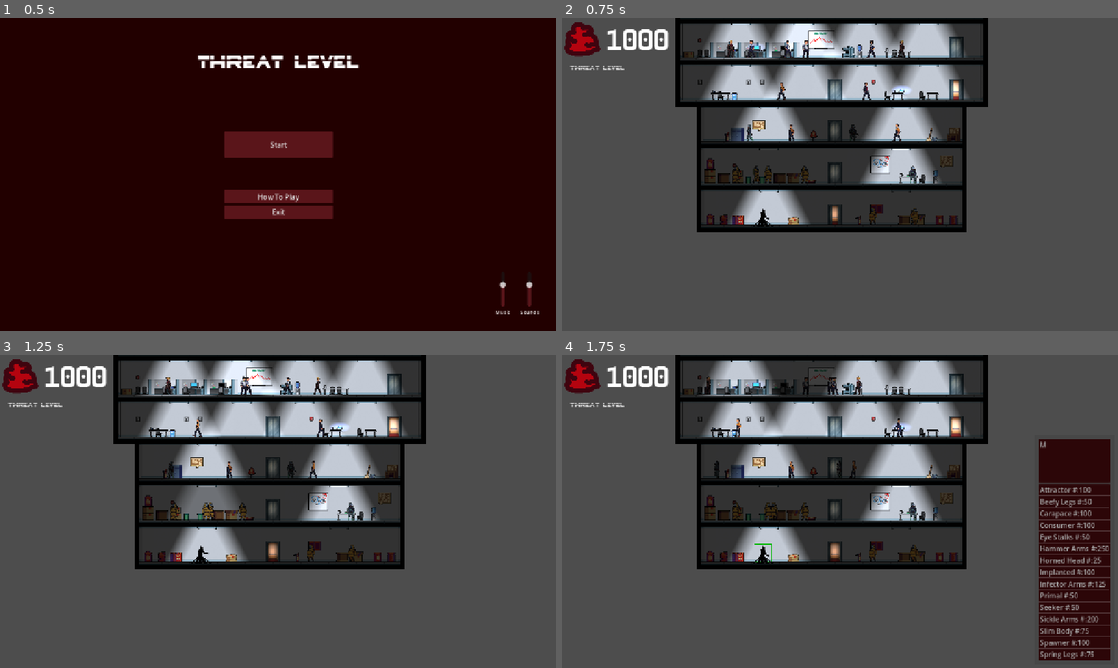
Above: before the commit, frames 1-4 (two rows, left to right).
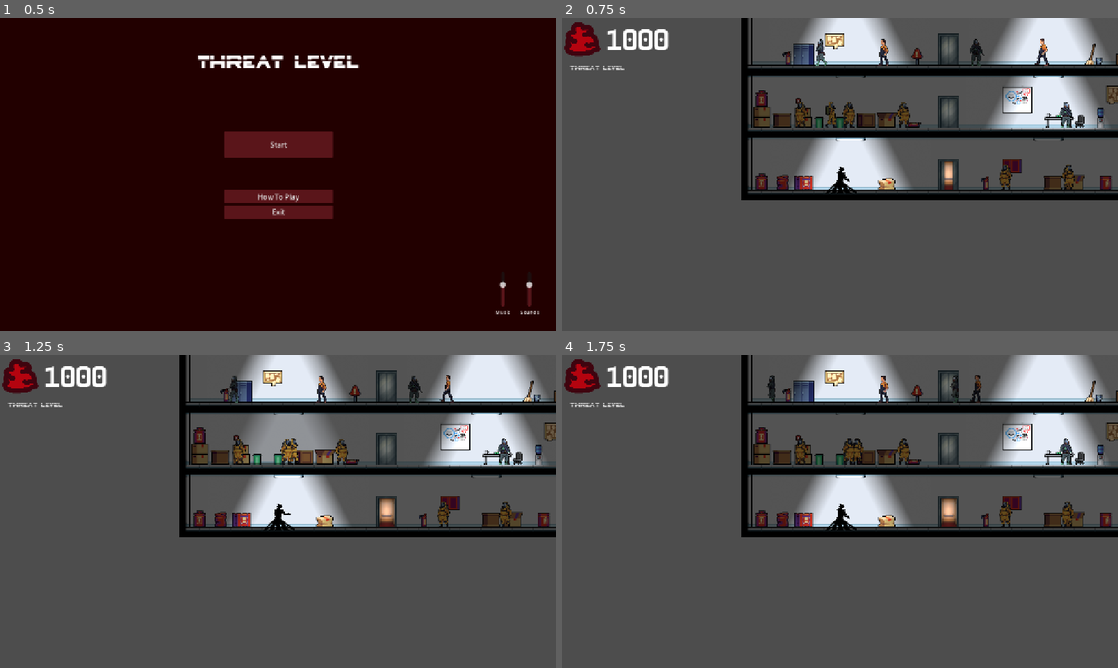
Above: after the commit, the same moments.

Repository: Lambosaurus/wildjam-mutation
Game: Godot game, scene res://ui/start_screen.tscn
The game is run twice, just before and just after one commit, with the same random seed, the same clock (stepped at 60 frames per second) and the same inputs.
Inputs (mouse positions are in pixels of both pictures, inside the frame that each line leads up to):
- Up to frame 1 (0.5 s): no input
- Up to frame 2 (0.75 s): click "Start" at 0.5 s
- Up to frame 3 (1.25 s): no input
- Up to frame 4 (1.75 s): tap Enter at 1.25 s; drag from (762, 552) to (834, 508) at 1.27 s

Frame 1 is identical in both runs. In frame 2, 41% of the frame differs, in the area x 20-100%, y 0-69%; in frame 3, 41%; in frame 4, 48%, in the area x 20-100%, y 0-98%.

Commit message:
Make Game brighter

Diff:
--- a/main/main.tscn
+++ b/main/main.tscn
@@ -291,7 +291,8 @@
 
 [node name="MainCamera" type="Camera2D" parent="." unique_id=35768897]
 process_mode = 3
-position = Vector2(576, 670)
+position = Vector2(397, 762)
+zoom = Vector2(1.5, 1.5)
 script = ExtResource("19_n53tw")
 
 [node name="GUILayer" type="CanvasLayer" parent="." unique_id=1429688143]
@@ -317,7 +318,7 @@
 
 [node name="World" type="DirectionalLight2D" parent="AmbientLighting" unique_id=688724368]
 position = Vector2(602, -448)
-energy = 0.24
+energy = 0.4
 range_item_cull_mask = 33
 shadow_color = Color(0, 0, 0, 0.49019608)
 shadow_item_cull_mask = 0
